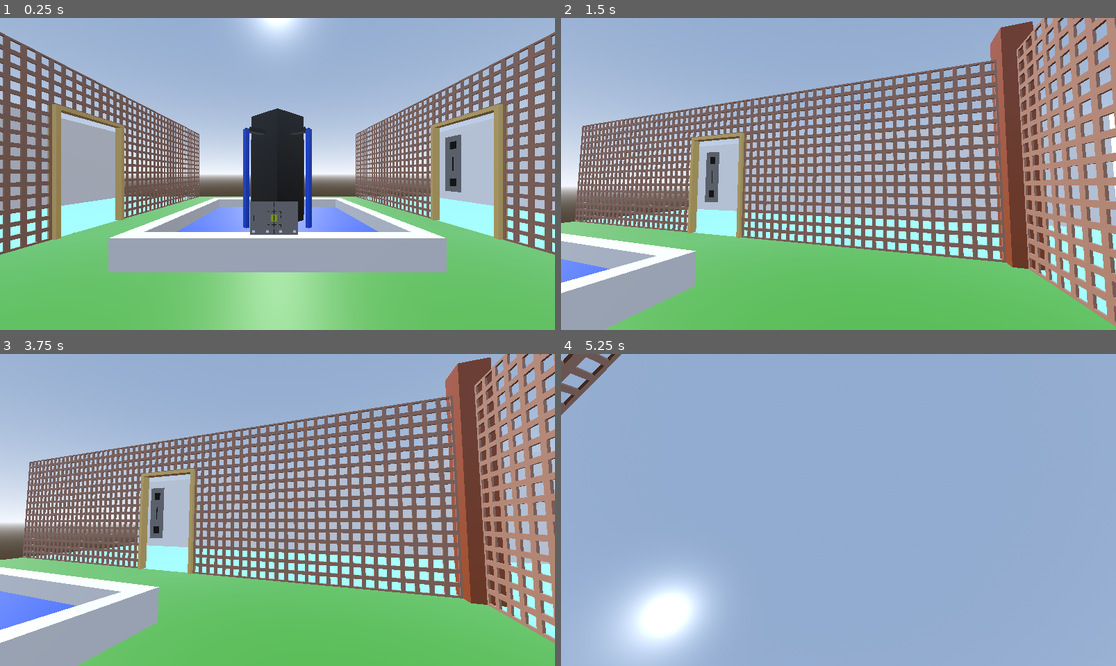
Above: before the commit, frames 1-4 (two rows, left to right).
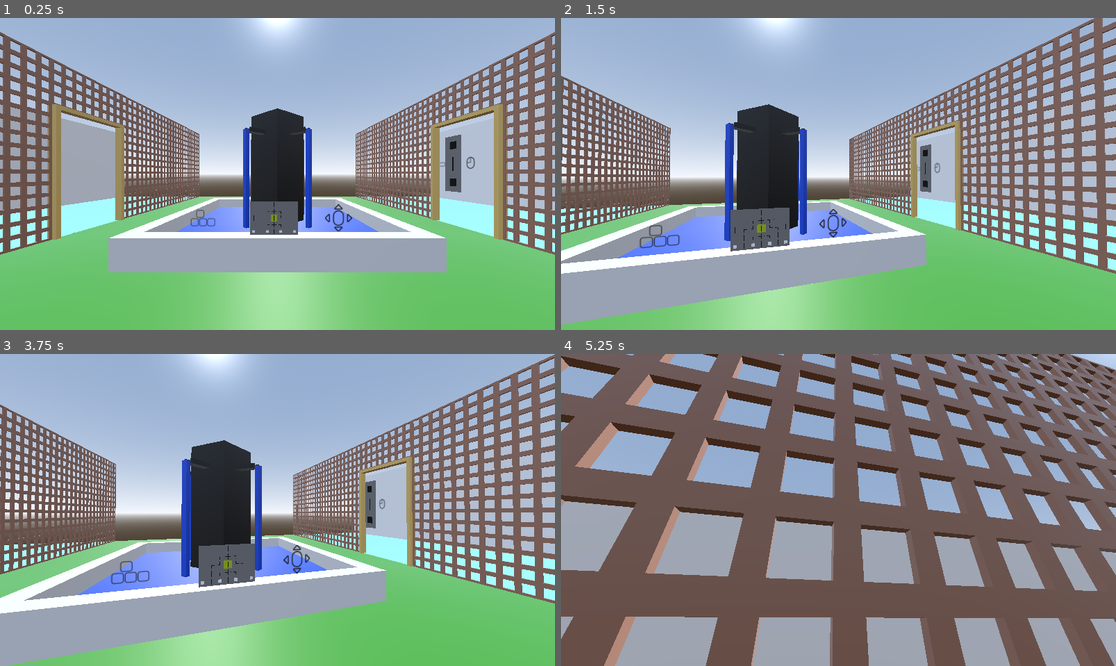
Above: after the commit, the same moments.

Repository: MarkRoss470/grid-puzzle-game
Game: Godot game, scene res://Main.tscn
Same seed, same stepped clock (60 frames per second), same inputs: the game is played once before the commit and once after it.
Inputs (mouse positions are in pixels of both pictures, inside the frame that each line leads up to):
- Up to frame 1 (0.25 s): no input
- Up to frame 2 (1.5 s): tap Enter at 0.5 s; move the mouse to (866, 174) at 0.52 s; hold W (move_forward) 0.53-1.28 s; tap Space (free_mouse) at 0.6 s; click (866, 174) at 0.67 s; tap R (reset) at 1.25 s; move the mouse to (727, 189) at 1.27 s; hold S (move_backward) from 1.28 s (still down); tap Ctrl (run) at 1.35 s; click (727, 189) at 1.42 s
- Up to frame 3 (3.75 s): tap R (reset) at 2, 2.75, 3.5 s; move the mouse to (333, 441) at 2.02 s; release S (move_backward) at 2.03 s; hold D (move_right) 2.03-2.78 s; tap X at 2.1 s; click (333, 441) at 2.17 s; move the mouse to (249, 572) at 2.77 s; hold W (move_forward) 2.78-3.53 s; tap Y at 2.85 s; click (249, 572) at 2.92 s; move the mouse to (444, 556) at 3.52 s; hold A (move_left) from 3.53 s (still down); tap Space (free_mouse) at 3.6 s; click (444, 556) at 3.67 s
- Up to frame 4 (5.25 s): tap R (reset) at 4.15 s; move the mouse to (794, 506) at 4.27 s; release A (move_left) at 4.28 s; hold W (move_forward) from 4.28 s (still down); tap Ctrl (run) at 4.35 s; click (794, 506) at 4.42 s; move the mouse to (844, 510) at 5.02 s; tap X at 5.1 s; click (844, 510) at 5.17 s

The runs differ from the first frame. In frame 1, 0.2% of the frame differs, in the area x 34-86%, y 44-69%; in frame 2, 58%; in frame 3, 56%; in frame 4, 87%, in the area x 0-100%, y 0-100%.

Commit message:
Added images to show the controls

Diff:
--- a/Main.tscn
+++ b/Main.tscn
@@ -1,9 +1,15 @@
-[gd_scene load_steps=32 format=3 uid="uid://bfb4h625ijw6f"]
+[gd_scene load_steps=45 format=3 uid="uid://cm8astuwgvqxu"]
 
 [ext_resource type="Script" path="res://scripts/CharacterController.gd" id="1"]
 [ext_resource type="Script" path="res://scripts/Puzzle.gd" id="2"]
 [ext_resource type="Script" path="res://scripts/PuzzleTile.gd" id="3"]
 [ext_resource type="PackedScene" uid="uid://csn454ypieo0h" path="res://models/courtyard.glb" id="5"]
+[ext_resource type="Texture2D" uid="uid://jqe3h8eqg8ad" path="res://textures/Object Textures/Control Tutorials/WASD.png" id="5_dj8dl"]
+[ext_resource type="Texture2D" uid="uid://ibv2qcugcvm3" path="res://textures/Object Textures/Control Tutorials/mouse move.png" id="6_dsqpq"]
+[ext_resource type="Texture2D" uid="uid://dgmcj0hui5247" path="res://textures/Object Textures/Control Tutorials/left click.png" id="7_2hhf2"]
+[ext_resource type="Texture2D" uid="uid://d4khqglidoi2x" path="res://textures/Object Textures/Control Tutorials/space bar.png" id="8_njmtl"]
+[ext_resource type="Texture2D" uid="uid://df74abvsml4lp" path="res://textures/Object Textures/Control Tutorials/right click.png" id="9_m1euw"]
+[ext_resource type="Texture2D" uid="uid://dmjcrxvgl0y0q" path="res://textures/Object Textures/Control Tutorials/reset.png" id="10_18o3s"]
 
 [sub_resource type="CapsuleShape3D" id="4"]
 height = 1.5
@@ -16,6 +22,8 @@
 
 [sub_resource type="VisualShader" id="14"]
 code = "shader_type spatial;
+render_mode cull_disabled;
+
 uniform vec4 main_colour : source_color = vec4(1.000000, 1.000000, 1.000000, 1.000000);
 
 
@@ -31,7 +39,8 @@
 
 }
 "
-graph_offset = Vector2(-462.207, -24.1574)
+graph_offset = Vector2(-203.836, 4.69254)
+modes/cull = 2
 nodes/fragment/3/node = SubResource("18")
 nodes/fragment/3/position = Vector2(-440, 120)
 nodes/fragment/connections = PackedInt32Array(3, 0, 0, 0)
@@ -86,7 +95,7 @@
 
 }
 "
-graph_offset = Vector2(-258.408, -112.247)
+graph_offset = Vector2(-359.894, -88.6783)
 nodes/fragment/0/position = Vector2(760, 80)
 nodes/fragment/3/node = SubResource("19")
 nodes/fragment/3/position = Vector2(-1100, 260)
@@ -142,6 +151,38 @@
 [sub_resource type="BoxShape3D" id="47"]
 size = Vector3(5, 2, 5)
 
+[sub_resource type="PlaneMesh" id="PlaneMesh_a654v"]
+
+[sub_resource type="StandardMaterial3D" id="StandardMaterial3D_i7apb"]
+transparency = 1
+cull_mode = 2
+albedo_texture = ExtResource("5_dj8dl")
+
+[sub_resource type="StandardMaterial3D" id="StandardMaterial3D_2k6b0"]
+transparency = 1
+cull_mode = 2
+albedo_texture = ExtResource("6_dsqpq")
+
+[sub_resource type="StandardMaterial3D" id="StandardMaterial3D_7n4st"]
+transparency = 1
+cull_mode = 2
+albedo_texture = ExtResource("8_njmtl")
+
+[sub_resource type="StandardMaterial3D" id="StandardMaterial3D_3akgm"]
+transparency = 1
+cull_mode = 2
+albedo_texture = ExtResource("7_2hhf2")
+
+[sub_resource type="StandardMaterial3D" id="StandardMaterial3D_0kosb"]
+transparency = 1
+cull_mode = 2
+albedo_texture = ExtResource("9_m1euw")
+
+[sub_resource type="StandardMaterial3D" id="StandardMaterial3D_7amc5"]
+transparency = 1
+cull_mode = 2
+albedo_texture = ExtResource("10_18o3s")
+
 [sub_resource type="ProceduralSkyMaterial" id="ProceduralSkyMaterial_8xkuk"]
 
 [sub_resource type="Sky" id="Sky_ryqrm"]
@@ -162,6 +203,7 @@
 axis_lock_angular_z = true
 script = ExtResource("1")
 max_fall_speed = 1.0
+mouse_sensitivity = 0.005
 camera = NodePath("PlayerCamera")
 
 [node name="PlayerCapsule" type="CollisionShape3D" parent="Player"]
@@ -357,6 +399,38 @@
 instance = NodePath("../../../../Tile")
 load_on_start = false
 
+[node name="Control Tutorials" type="Node3D" parent="Courtyard"]
+
+[node name="WASD" type="CSGMesh3D" parent="Courtyard/Control Tutorials"]
+transform = Transform3D(0.2, 0, 0, 0, -8.74228e-09, -0.2, 0, 0.2, -8.74228e-09, -1.1, 0.8, 0)
+mesh = SubResource("PlaneMesh_a654v")
+material = SubResource("StandardMaterial3D_i7apb")
+
+[node name="Mouse Move" type="CSGMesh3D" parent="Courtyard/Control Tutorials"]
+transform = Transform3D(0.2, 0, 0, 0, -8.74228e-09, -0.2, 0, 0.2, -8.74228e-09, 0.9, 0.8, 0)
+mesh = SubResource("PlaneMesh_a654v")
+material = SubResource("StandardMaterial3D_2k6b0")
+
+[node name="Space Bar" type="CSGMesh3D" parent="Courtyard/Control Tutorials"]
+transform = Transform3D(-2.18557e-08, -0.5, 2.18557e-08, 0, -2.18557e-08, -0.5, 0.5, -2.18557e-08, 9.55343e-16, 9.5, 2, -9)
+mesh = SubResource("PlaneMesh_a654v")
+material = SubResource("StandardMaterial3D_7n4st")
+
+[node name="Left Click" type="CSGMesh3D" parent="Courtyard/Control Tutorials"]
+transform = Transform3D(-2.18557e-08, -0.5, 2.18557e-08, 0, -2.18557e-08, -0.5, 0.5, -2.18557e-08, 9.55343e-16, 9.5, 2, -7)
+mesh = SubResource("PlaneMesh_a654v")
+material = SubResource("StandardMaterial3D_3akgm")
+
+[node name="Right Click" type="CSGMesh3D" parent="Courtyard/Control Tutorials"]
+transform = Transform3D(-0.5, 4.37114e-08, -1.91069e-15, 0, -2.18557e-08, -0.5, -4.37114e-08, -0.5, 2.18557e-08, -5.5, 2, 9.5)
+mesh = SubResource("PlaneMesh_a654v")
+material = SubResource("StandardMaterial3D_0kosb")
+
+[node name="Reset" type="CSGMesh3D" parent="Courtyard/Control Tutorials"]
+transform = Transform3D(-0.5, 4.37114e-08, -1.91069e-15, 0, -2.18557e-08, -0.5, -4.37114e-08, -0.5, 2.18557e-08, 9, 2, 9.5)
+mesh = SubResource("PlaneMesh_a654v")
+material = SubResource("StandardMaterial3D_7amc5")
+
 [node name="WorldEnvironment" type="WorldEnvironment" parent="."]
 environment = SubResource("Environment_j8joh")
 
Binary file added: textures/Object Textures/Control Tutorials/WASD.png
Not shown, added: textures/Object Textures/Control Tutorials/WASD.png.import
Binary file added: textures/Object Textures/Control Tutorials/left click.png
Not shown, added: textures/Object Textures/Control Tutorials/left click.png.import
Binary file added: textures/Object Textures/Control Tutorials/mouse move.png
Not shown, added: textures/Object Textures/Control Tutorials/mouse move.png.import
Binary file added: textures/Object Textures/Control Tutorials/reset.png
Not shown, added: textures/Object Textures/Control Tutorials/reset.png.import
Binary file added: textures/Object Textures/Control Tutorials/right click.png
Not shown, added: textures/Object Textures/Control Tutorials/right click.png.import
Binary file added: textures/Object Textures/Control Tutorials/space bar.png
Not shown, added: textures/Object Textures/Control Tutorials/space bar.png.import
